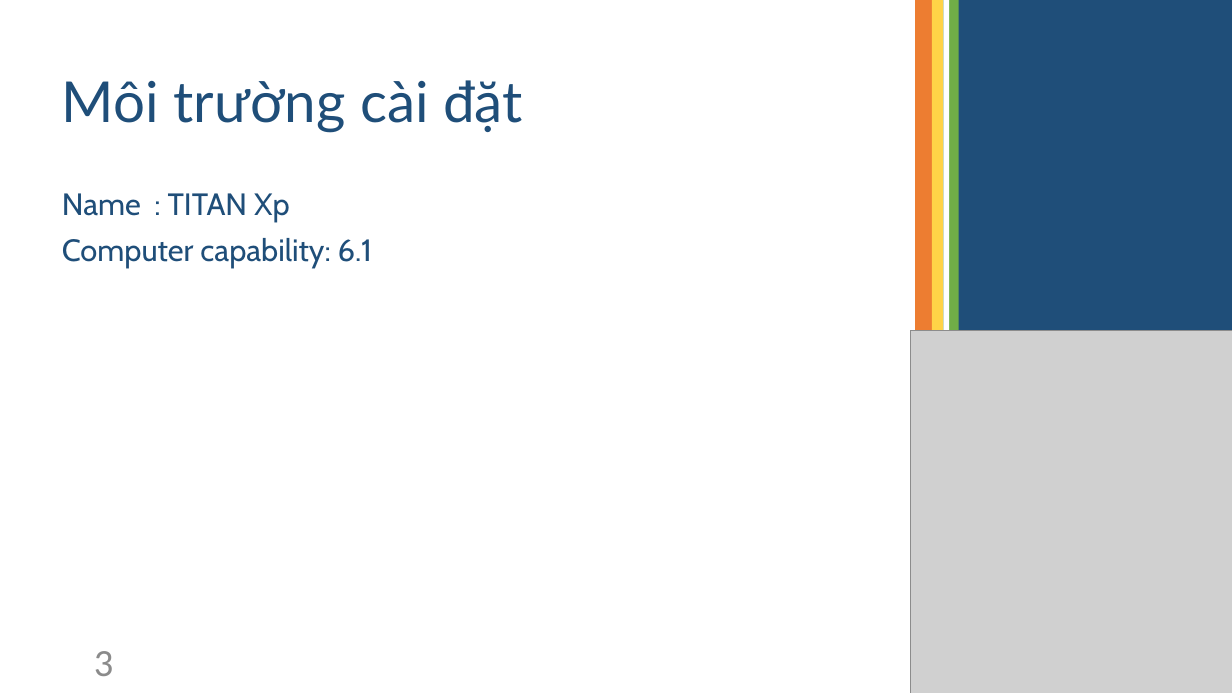
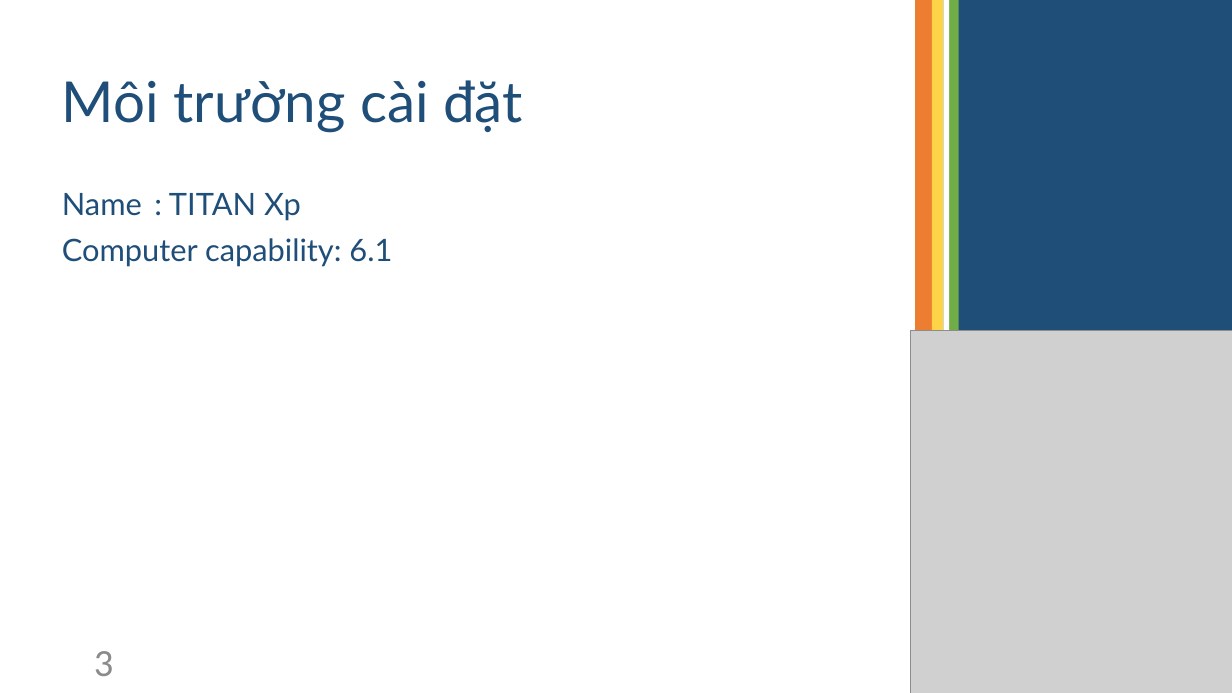
Before and after one commit to TruongNgocTai/GPU_finalProject, a slide deck: slide 3 of Radix Sort.pptx. Drawn at 1232x693 pixels with LibreOffice and Linux fonts; fonts in the diff are those of the drawing; grey boxes stand for pictures. Boxes give left, top, right and bottom in pixels: in the first picture for what was removed or moved away, otherwise in the second. Text is boxed around its words. In the diff, an @@ line names an element or a change of style, - is before the commit and + after.

```diff
--- a/Radix Sort.pptx
+++ b/Radix Sort.pptx
@@ text "Name : TITAN Xp" at [62, 193, 392, 267]: font Cabin to Lato @@
```
Also in this commit, not shown: 3 other slides changed, 8 slides added, 3 slides removed, 1 other file.
